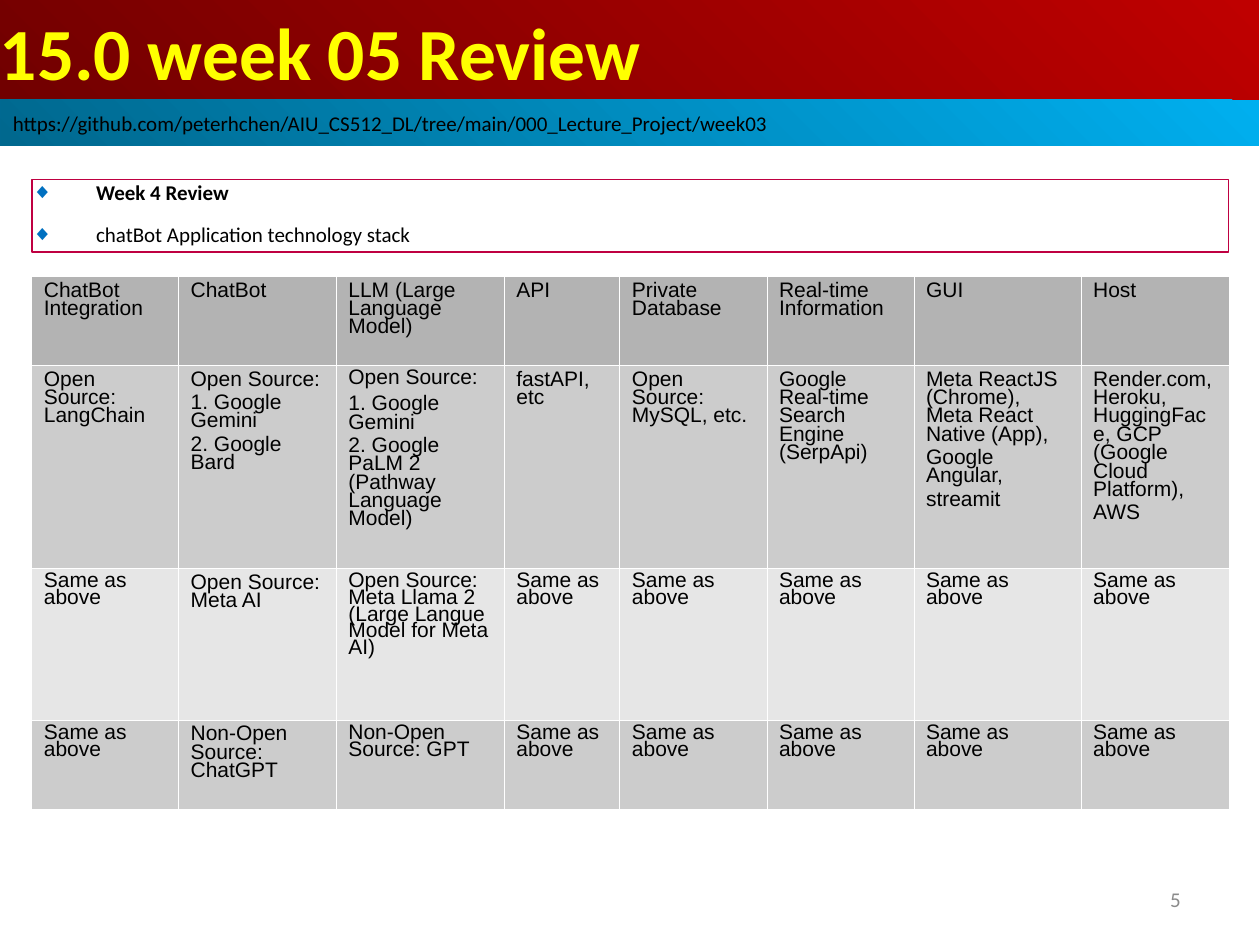
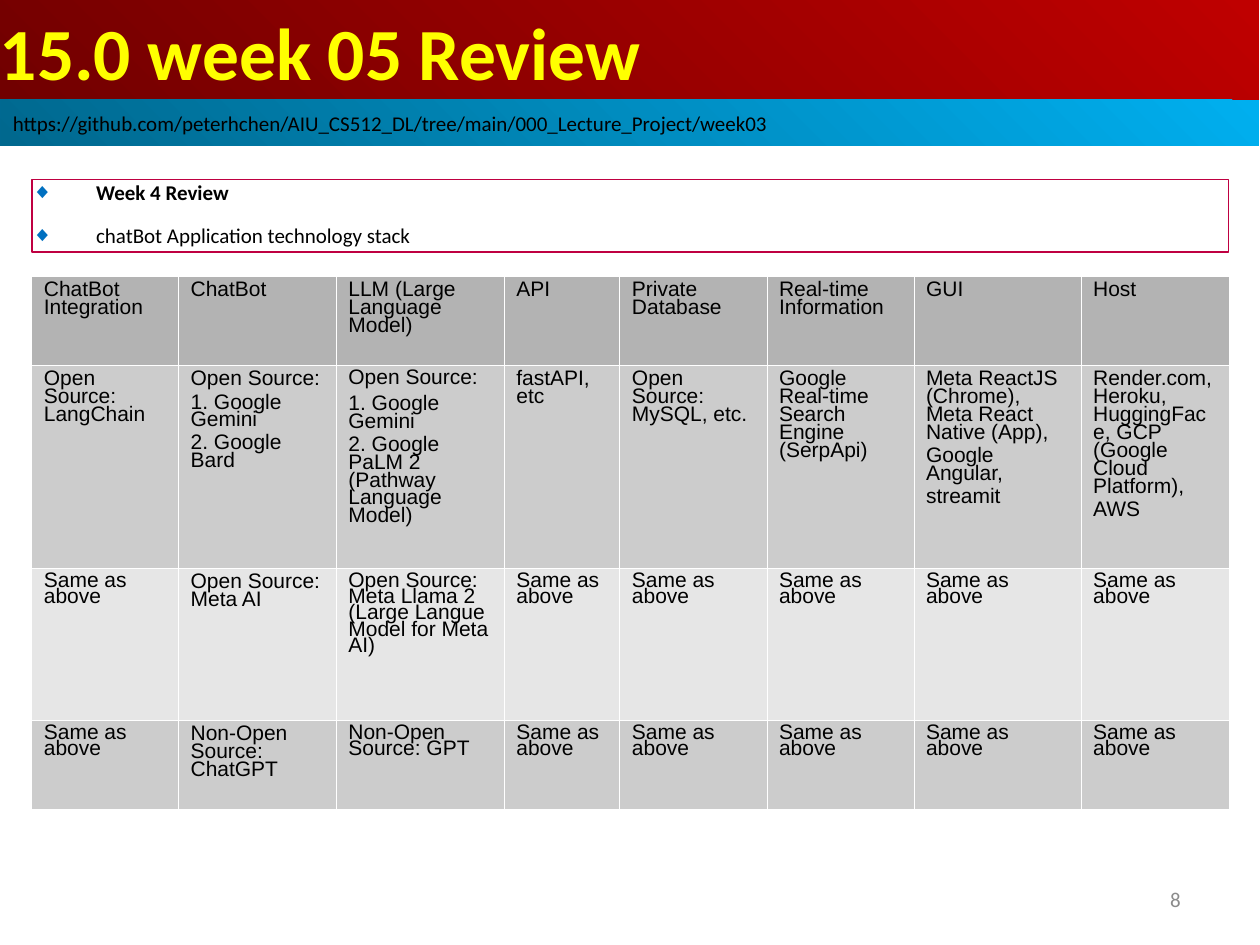
Before and after one commit to peterhchen/AIU_CS512_DL, a slide deck: slide 8 of 000_Lecture_Project/week06/01_Lecture/15.00_w05_review.ppt (slide 5 before the commit). Drawn at 1260x945 pixels with LibreOffice and Linux fonts; fonts in the diff are those of the drawing. Boxes give left, top, right and bottom in pixels: in the first picture for what was removed or moved away, otherwise in the second. Text is boxed around its words. In the diff, an @@ line names an element or a change of style, - is before the commit and + after.

```diff
--- a/000_Lecture_Project/week06/01_Lecture/15.00_w05_review.ppt
+++ b/000_Lecture_Project/week06/01_Lecture/15.00_w05_review.ppt
@@ table at bbox=[32, 276, 1230, 809] @@
@@ line spacing 0.78 to 0.76 @@
@@ line spacing 0.71 to 0.69 @@
@@ page number at bbox=[1170, 893, 1181, 907]: text changed @@
-5
+8
```
Also in this commit, not shown: 3 slides added.
